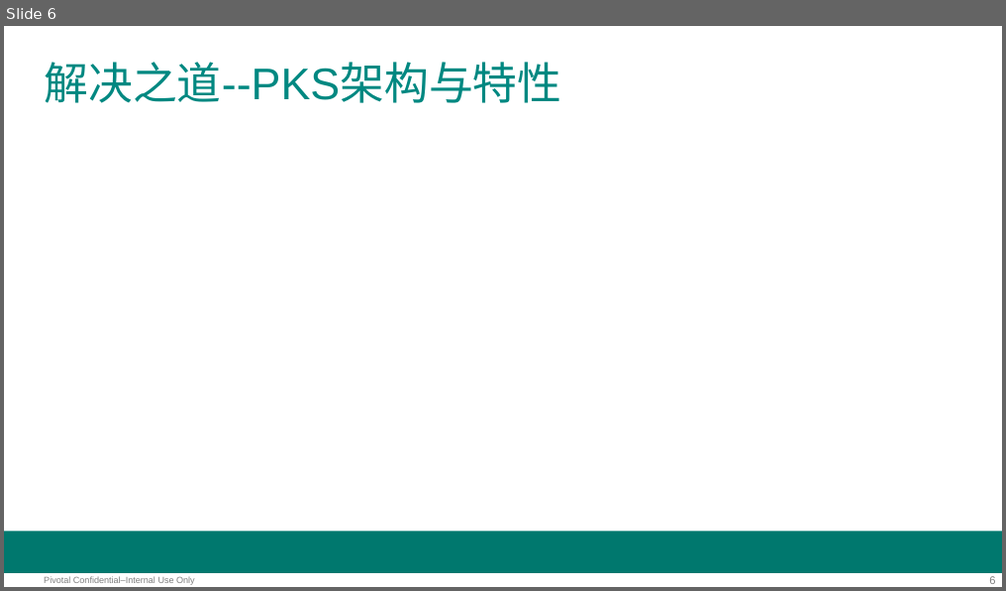
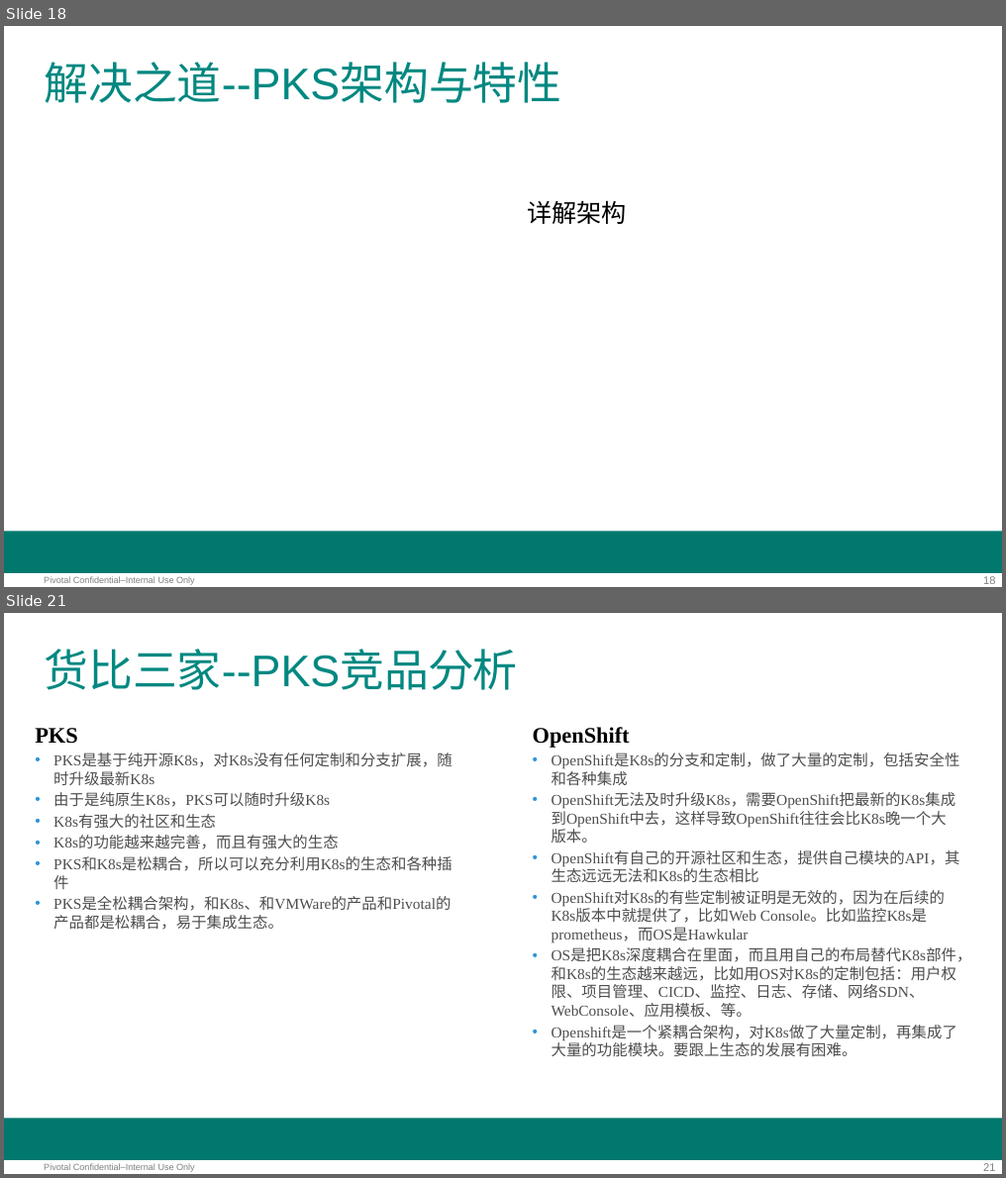
Before and after one commit to 105705362/pksworkshop, a slide deck: workshop.pptx. Shown one above the other, each under a label of ours: slide 6 before the commit, slides 18 and 21 after it; the slides between them are not shown. The pictures are 1006x591 and 1006x1178 pixels, drawn with LibreOffice and Linux fonts; fonts in the diff are those of the drawing; background and template pictures are left out. Boxes give left, top, right and bottom in pixels: in the first picture for what was removed or moved away, otherwise in the second. Text is boxed around its words. In the diff, an @@ line names an element or a change of style, - is before the commit and + after.

```diff
--- a/workshop.pptx
+++ b/workshop.pptx
@@ slide 21 added at box(4, 613, 1002, 1174), background #FFFFFF; not listed: 3 template elements that a slide beside it also shows @@
@@ title added at box(44, 649, 517, 690), 32 pt, text #008881 @@
+货比三家--PKS竞品分析
@@ text added at box(35, 728, 452, 930), 11 pt, text #4D4D4D @@
+PKS
+• PKS是基于纯开源K8s，对K8s没有任何定制和分支扩展，随时升级最新K8s
+• 由于是纯原生K8s，PKS可以随时升级K8s
+• K8s有强大的社区和生态
+• K8s的功能越来越完善，而且有强大的生态
+• PKS和K8s是松耦合，所以可以充分利用K8s的生态和各种插件
+• PKS是全松耦合架构，和K8s、和VMWare的产品和Pivotal的产品都是松耦合，易于集成生态。
@@ text added at box(533, 727, 972, 1058), 11 pt, text #4D4D4D @@
+OpenShift
+• OpenShift是K8s的分支和定制，做了大量的定制，包括安全性和各种集成
+• OpenShift无法及时升级K8s，需要OpenShift把最新的K8s集成到OpenShift中去，这样导致OpenShift往往会比K8s晚一个大版本。
+• OpenShift有自己的开源社区和生态，提供自己模块的API，其生态远远无法和K8s的生态相比
+• OpenShift对K8s的有些定制被证明是无效的，因为在后续的K8s版本中就提供了，比如Web Console。比如监控K8s是prometheus，而OS是Hawkular
+• OS是把K8s深度耦合在里面，而且用自己的布局替代K8s部件，和K8s的生态越来越远，比如用OS对K8s的定制包括：用户权限、项目管理、CICD、监控、日志、存储、网络SDN、WebConsole、应用模板、等。
+• Openshift是一个紧耦合架构，对K8s做了大量定制，再集成了大量的功能模块。要跟上生态的发展有困难。
@@ what was slide 6 is now slide 18 @@
@@ slide 18 changed as well @@
@@ text added at box(527, 200, 627, 224), 18 pt, text #000000 @@
+详解架构
@@ page number at box(983, 576, 995, 584): text changed @@
-6
+18
```
Also in this commit, not shown: 4 other slides changed, 13 other slides added.
